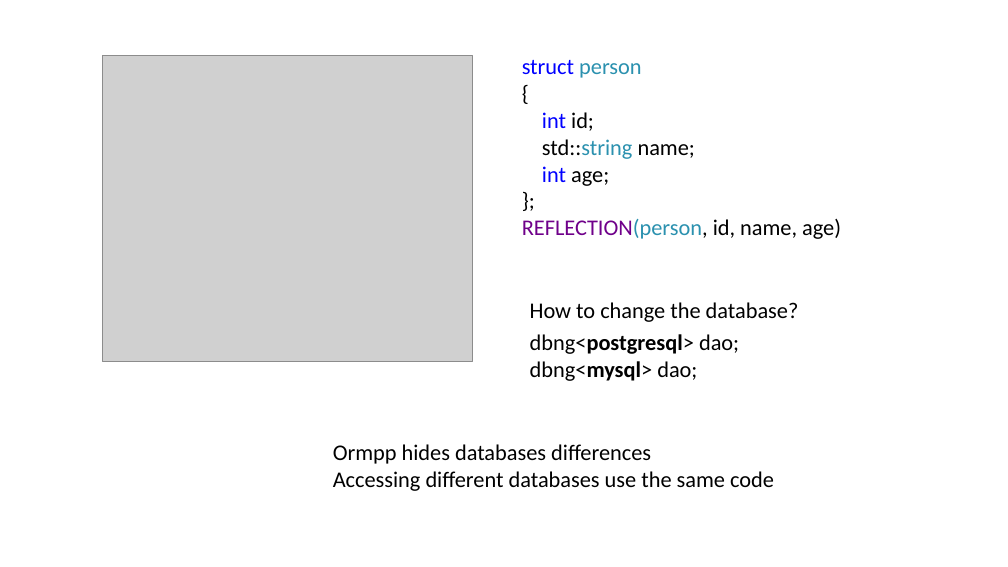
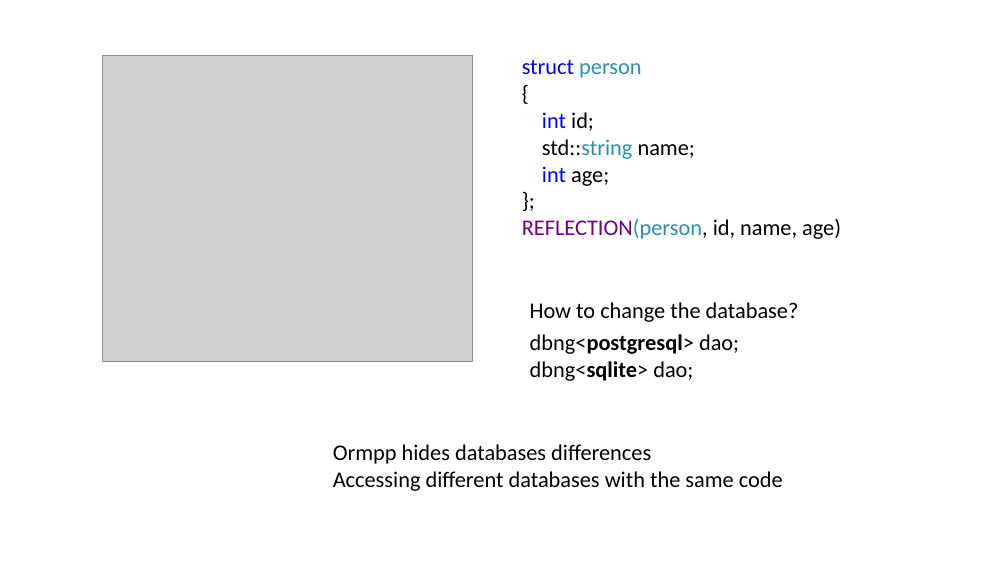
Before and after one commit to qicosmos/cppcon2018, a slide deck: slide 38 of cppcon2018.pptx (slide 41 before the commit). Drawn at 1008x567 pixels with LibreOffice and Linux fonts; fonts in the diff are those of the drawing; grey boxes stand for pictures. Boxes give left, top, right and bottom in pixels: in the first picture for what was removed or moved away, otherwise in the second. Text is boxed around its words. In the diff, an @@ line names an element or a change of style, - is before the commit and + after.

```diff
--- a/cppcon2018.pptx
+++ b/cppcon2018.pptx
@@ text at box(530, 361, 693, 381): text changed @@
-dbng<mysql> dao;
+dbng<sqlite> dao;
@@ text at box(333, 471, 783, 491): text changed @@
-Accessing different databases use the same code
+Accessing different databases with the same code
```
Also in this commit, not shown: 12 other slides changed, 4 slides removed.
